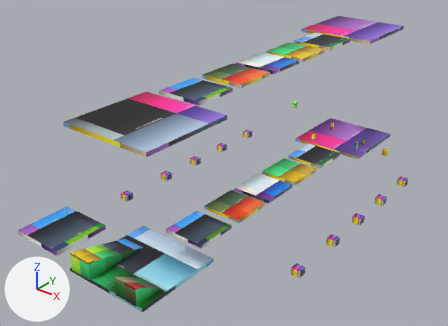
Two versions of the glTF model public/models/third_person_blender_integrated/scene.glb, one commit apart.
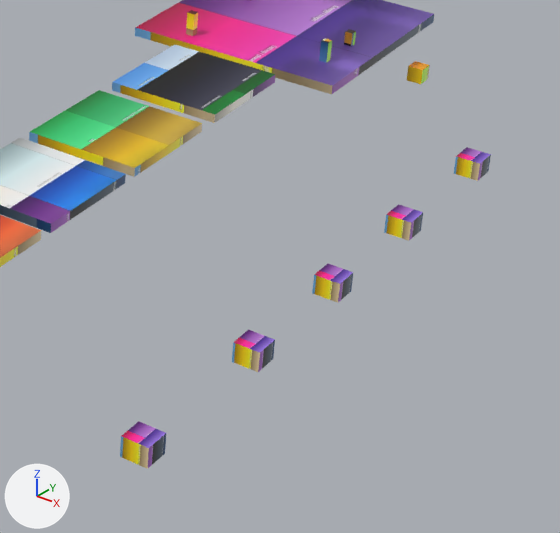
The first picture shows the older version from a 50 mm camera at (29.4, -58.1, 27.5) aimed at (-0.7, -20.4, 4.1). The close-ups show the older and then the newer version on the part from 56% to 96% of the width and 40% to 92% of the height of that picture. Only the edits that show in the close-ups are written down. Arrows for +X, +Y and +Z are at lower left; the lights stay in place. Where no turn or scale is listed for an object, it has been applied to the vertices. Vertices at exactly the same position are counted once.
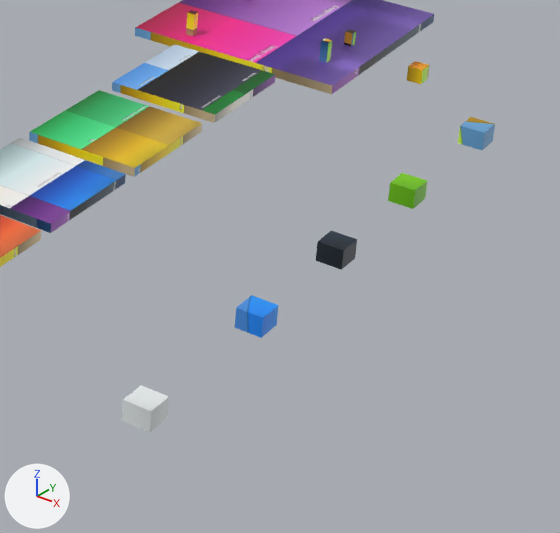
Diff of the bpy script that builds the scene:
```diff
--- a/public/models/third_person_blender_integrated/scene.glb.py
+++ b/public/models/third_person_blender_integrated/scene.glb.py
@@ me_plane_007 @@
 me_plane_007.from_pydata(...)  # 8 vertices, 12 faces; spans x 9.334..10.11, y -6.436..-5.66, z -0.384..0.207
 # used by ob_box_002; location = (0.0, 0.0, 0.0)
+# me_plane_007 part 1: texture (UV) coordinates of 12 of 12 faces, centred in x 9.334..10.11, y -6.436..-5.66, z -0.384..0.207, changed; they spanned u 0.0..0.96, v 0.0..0.78 and now span u 0.85..0.88, v 0.55..0.58
 me_plane_007.materials.append(mat_material)
@@ me_plane_008 @@
 me_plane_008.from_pydata(...)  # 8 vertices, 12 faces; spans x 9.334..10.11, y -11.095..-10.319, z -0.384..0.207
 # used by ob_box_003; location = (0.0, 0.0, 0.0)
+# me_plane_008 part 2: texture (UV) coordinates of 12 of 12 faces, centred in x 9.334..10.11, y -11.095..-10.319, z -0.384..0.207, changed; they spanned u 0.0..0.96, v 0.0..0.78 and now span u 0.8..0.83, v 0.43..0.46
 me_plane_008.materials.append(mat_material)
@@ me_plane_009 @@
 me_plane_009.from_pydata(...)  # 8 vertices, 12 faces; spans x 9.334..10.11, y -15.409..-14.633, z -0.384..0.207
 # used by ob_box_004; location = (0.0, 0.0, 0.0)
+# me_plane_009 part 3: texture (UV) coordinates of 12 of 12 faces, centred in x 9.334..10.11, y -15.409..-14.633, z -0.384..0.207, changed; they spanned u 0.0..0.96, v 0.0..0.78 and now span u 0.75..0.79, v 0.32..0.35
 me_plane_009.materials.append(mat_material)
@@ me_plane_010 @@
 me_plane_010.from_pydata(...)  # 8 vertices, 12 faces; spans x 9.334..10.11, y -19.723..-18.946, z -0.384..0.207
 # used by ob_box_005; location = (0.0, 0.0, 0.0)
+# me_plane_010 part 4: texture (UV) coordinates of 12 of 12 faces, centred in x 9.334..10.11, y -19.723..-18.946, z -0.384..0.207, changed; they spanned u 0.0..0.96, v 0.0..0.78 and now span u 0.7..0.74, v 0.2..0.24
 me_plane_010.materials.append(mat_material)
@@ me_plane_011 @@
 me_plane_011.from_pydata(...)  # 8 vertices, 12 faces; spans x 9.334..10.11, y -24.957..-24.18, z -0.384..0.207
 # used by ob_box_006; location = (0.0, 0.0, 0.0)
+# me_plane_011 part 5: texture (UV) coordinates of 12 of 12 faces, centred in x 9.334..10.11, y -24.957..-24.18, z -0.384..0.207, changed; they spanned u 0.0..0.96, v 0.0..0.78 and now span u 0.64..0.67, v 0.06..0.09
 me_plane_011.materials.append(mat_material)
@@ ob_box_002 @@
 ob_box_002 = bpy.data.objects.new('Box.002', me_plane_007)
-ob_box_002.location = (0.0, 0.0, 0.0)
+ob_box_002.location = (0.0, 0.0, 1.04)
@@ ob_box_003 @@
 ob_box_003 = bpy.data.objects.new('Box.003', me_plane_008)
-ob_box_003.location = (0.0, 0.0, 0.0)
+ob_box_003.location = (0.0, 0.0, 1.04)
@@ ob_box_004 @@
 ob_box_004 = bpy.data.objects.new('Box.004', me_plane_009)
-ob_box_004.location = (0.0, 0.0, 0.0)
+ob_box_004.location = (0.0, 0.0, 1.04)
@@ ob_box_005 @@
 ob_box_005 = bpy.data.objects.new('Box.005', me_plane_010)
-ob_box_005.location = (0.0, 0.0, 0.0)
+ob_box_005.location = (0.0, 0.0, 1.04)
@@ ob_box_006 @@
 ob_box_006 = bpy.data.objects.new('Box.006', me_plane_011)
-ob_box_006.location = (0.0, 0.0, 0.0)
+ob_box_006.location = (0.0, 0.0, 1.04)
```

Boxes [x1, y1, x2, y2] around the edits, measured in the close-ups (560 x 533 px):
'Box.006', surface changed, moved
    before: [120, 421, 166, 469]
    after: [122, 385, 169, 432]
'Box.005', surface changed, moved
    before: [232, 330, 275, 372]
    after: [235, 295, 278, 338]
'Box.004', surface changed, moved
    before: [312, 264, 353, 303]
    after: [316, 231, 357, 270]
'Box.003', surface changed, moved
    before: [384, 204, 423, 241]
    after: [388, 173, 427, 209]
'Box.002', surface changed, moved
    before: [454, 147, 491, 181]
    after: [458, 117, 495, 150]
